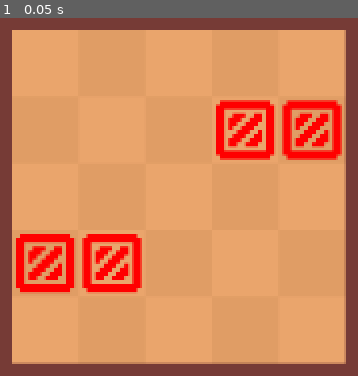
Above: before the commit, frame 1.
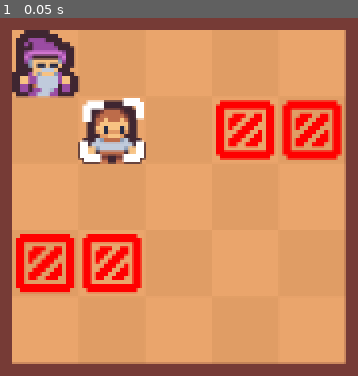
Above: after the commit, the same moment.

Repository: RaphaelChauveau/ld55
Game: Godot game, scene res://scenes/Main.tscn
Same seed, same stepped clock (60 frames per second), same inputs: the game is played once before the commit and once after it.
Inputs:
- Up to frame 1 (0.05 s): no input

The runs differ from the first frame. In frame 1, 5.9% of the frame differs, in the area x 3-41%, y 3-41%.
Error before the commit: Parse Error: Identifier "selected_character_id" not declared in the current scope. (res://scripts/Level.gd:16)

Commit message:
test cursor - weird behaviour

Diff:
--- a/scenes/Level.tscn
+++ b/scenes/Level.tscn
@@ -1,7 +1,8 @@
-[gd_scene load_steps=3 format=3 uid="uid://chfkfinm7x5kn"]
+[gd_scene load_steps=4 format=3 uid="uid://chfkfinm7x5kn"]
 
 [ext_resource type="Script" path="res://scripts/Level.gd" id="1_jd64k"]
 [ext_resource type="PackedScene" uid="uid://5vrw61b6jlpl" path="res://scenes/CollisionTileMap.tscn" id="2_fwf0k"]
+[ext_resource type="PackedScene" uid="uid://cs64txu71v77b" path="res://scenes/SelectionCursor.tscn" id="3_d5wv8"]
 
 [node name="Level" type="Node2D"]
 script = ExtResource("1_jd64k")
@@ -19,3 +20,6 @@
 anchors_preset = 0
 offset_right = 40.0
 offset_bottom = 40.0
+
+[node name="SelectionCursor" parent="." instance=ExtResource("3_d5wv8")]
+position = Vector2(24, 24)
--- /dev/null
+++ b/scenes/SelectionCursor.tscn
@@ -0,0 +1,119 @@
+[gd_scene load_steps=9 format=3 uid="uid://cs64txu71v77b"]
+
+[ext_resource type="Texture2D" uid="uid://b3dgbmx06dhda" path="res://assets/tilesets/tiny_hud.png" id="1_brfoc"]
+
+[sub_resource type="Animation" id="Animation_r72fv"]
+resource_name = "zoom_in_out"
+loop_mode = 1
+tracks/0/type = "value"
+tracks/0/imported = false
+tracks/0/enabled = true
+tracks/0/path = NodePath("../Sprite2DTL:position")
+tracks/0/interp = 1
+tracks/0/loop_wrap = true
+tracks/0/keys = {
+"times": PackedFloat32Array(0, 0.5, 1),
+"transitions": PackedFloat32Array(1, 1, 1),
+"update": 0,
+"values": [Vector2(0, 0), Vector2(-2, -2), Vector2(0, 0)]
+}
+tracks/1/type = "value"
+tracks/1/imported = false
+tracks/1/enabled = true
+tracks/1/path = NodePath("../Sprite2DBL:position")
+tracks/1/interp = 1
+tracks/1/loop_wrap = true
+tracks/1/keys = {
+"times": PackedFloat32Array(0, 0.5, 1),
+"transitions": PackedFloat32Array(1, 1, 1),
+"update": 0,
+"values": [Vector2(0, 0), Vector2(-2, 2), Vector2(0, 0)]
+}
+tracks/2/type = "value"
+tracks/2/imported = false
+tracks/2/enabled = true
+tracks/2/path = NodePath("../Sprite2DBR:position")
+tracks/2/interp = 1
+tracks/2/loop_wrap = true
+tracks/2/keys = {
+"times": PackedFloat32Array(0, 0.5, 1),
+"transitions": PackedFloat32Array(1, 1, 1),
+"update": 0,
+"values": [Vector2(0, 0), Vector2(2, 2), Vector2(0, 0)]
+}
+tracks/3/type = "value"
+tracks/3/imported = false
+tracks/3/enabled = true
+tracks/3/path = NodePath("../Sprite2DTR:position")
+tracks/3/interp = 1
+tracks/3/loop_wrap = true
+tracks/3/keys = {
+"times": PackedFloat32Array(0, 0.5, 1),
+"transitions": PackedFloat32Array(1, 1, 1),
+"update": 0,
+"values": [Vector2(0, 0), Vector2(2, -2), Vector2(0, 0)]
+}
+
+[sub_resource type="Animation" id="Animation_05xj4"]
+length = 0.001
+tracks/0/type = "value"
+tracks/0/imported = false
+tracks/0/enabled = true
+tracks/0/path = NodePath("../Sprite2DTL:position")
+tracks/0/interp = 1
+tracks/0/loop_wrap = true
+tracks/0/keys = {
+"times": PackedFloat32Array(0),
+"transitions": PackedFloat32Array(1),
+"update": 0,
+"values": [Vector2(0, 0)]
+}
+
+[sub_resource type="AnimationLibrary" id="AnimationLibrary_rset5"]
+_data = {
+"RESET": SubResource("Animation_05xj4"),
+"zoom_in_out": SubResource("Animation_r72fv")
+}
+
+[sub_resource type="AtlasTexture" id="AtlasTexture_ajohl"]
+atlas = ExtResource("1_brfoc")
+region = Rect2(16, 80, 6, 6)
+
+[sub_resource type="AtlasTexture" id="AtlasTexture_qp141"]
+atlas = ExtResource("1_brfoc")
+region = Rect2(16, 90, 6, 6)
+
+[sub_resource type="AtlasTexture" id="AtlasTexture_vnr7g"]
+atlas = ExtResource("1_brfoc")
+region = Rect2(26, 90, 6, 6)
+
+[sub_resource type="AtlasTexture" id="AtlasTexture_odyyx"]
+atlas = ExtResource("1_brfoc")
+region = Rect2(26, 80, 6, 6)
+
+[node name="SelectionCursor" type="Node2D"]
+
+[node name="AnimationPlayer" type="AnimationPlayer" parent="."]
+root_node = NodePath(".")
+libraries = {
+"": SubResource("AnimationLibrary_rset5")
+}
+
+[node name="Sprite2DTL" type="Sprite2D" parent="."]
+texture = SubResource("AtlasTexture_ajohl")
+offset = Vector2(-5, -5)
+
+[node name="Sprite2DBL" type="Sprite2D" parent="."]
+position = Vector2(-0.502113, 0.502113)
+texture = SubResource("AtlasTexture_qp141")
+offset = Vector2(-5, 5)
+
+[node name="Sprite2DBR" type="Sprite2D" parent="."]
+position = Vector2(0.502113, 0.502113)
+texture = SubResource("AtlasTexture_vnr7g")
+offset = Vector2(5, 5)
+
+[node name="Sprite2DTR" type="Sprite2D" parent="."]
+position = Vector2(0.502113, -0.502113)
+texture = SubResource("AtlasTexture_odyyx")
+offset = Vector2(5, -5)
--- a/scenes/selection_cursor.tscn
+++ /dev/null
@@ -1,50 +0,0 @@
-[gd_scene load_steps=8 format=3 uid="uid://cs64txu71v77b"]
-
-[ext_resource type="Texture2D" uid="uid://b3dgbmx06dhda" path="res://assets/tilesets/tiny_hud.png" id="1_brfoc"]
-
-[sub_resource type="Animation" id="Animation_tnpde"]
-resource_name = "zoom_in_out"
-
-[sub_resource type="AnimationLibrary" id="AnimationLibrary_rset5"]
-_data = {
-"zoom_in_out": SubResource("Animation_tnpde")
-}
-
-[sub_resource type="AtlasTexture" id="AtlasTexture_ajohl"]
-atlas = ExtResource("1_brfoc")
-region = Rect2(16, 80, 6, 6)
-
-[sub_resource type="AtlasTexture" id="AtlasTexture_qp141"]
-atlas = ExtResource("1_brfoc")
-region = Rect2(16, 90, 6, 6)
-
-[sub_resource type="AtlasTexture" id="AtlasTexture_vnr7g"]
-atlas = ExtResource("1_brfoc")
-region = Rect2(26, 90, 6, 6)
-
-[sub_resource type="AtlasTexture" id="AtlasTexture_odyyx"]
-atlas = ExtResource("1_brfoc")
-region = Rect2(26, 80, 6, 6)
-
-[node name="SelectionCursor" type="Node2D"]
-
-[node name="AnimationPlayer" type="AnimationPlayer" parent="."]
-libraries = {
-"": SubResource("AnimationLibrary_rset5")
-}
-
-[node name="Sprite2DTL" type="Sprite2D" parent="AnimationPlayer"]
-texture = SubResource("AtlasTexture_ajohl")
-offset = Vector2(-5, -5)
-
-[node name="Sprite2DBL" type="Sprite2D" parent="AnimationPlayer"]
-texture = SubResource("AtlasTexture_qp141")
-offset = Vector2(-5, 5)
-
-[node name="Sprite2DBR" type="Sprite2D" parent="AnimationPlayer"]
-texture = SubResource("AtlasTexture_vnr7g")
-offset = Vector2(5, 5)
-
-[node name="Sprite2DTR" type="Sprite2D" parent="AnimationPlayer"]
-texture = SubResource("AtlasTexture_odyyx")
-offset = Vector2(5, -5)
--- a/scripts/Level.gd
+++ b/scripts/Level.gd
@@ -13,7 +13,7 @@
 var characters = []
 
 func on_tile_clicked(tile_position: Vector2i):
-	selected_character_id = null
+	selected_character = null
 	for c in characters:
 		if c.cell == tile_position:
 			selected_character = c
Binary file changed: assets/tilesets/tiny_terrains.aseprite
